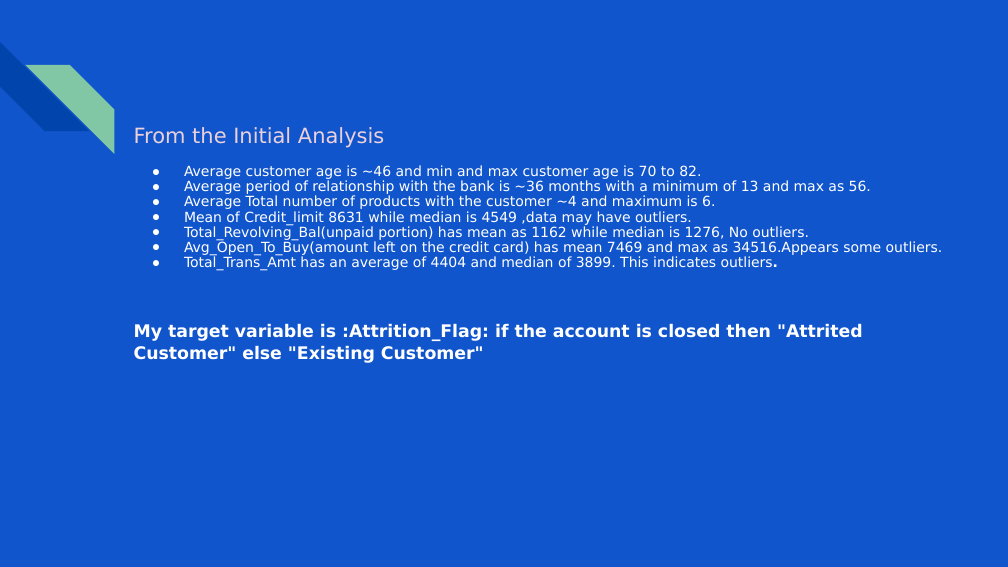
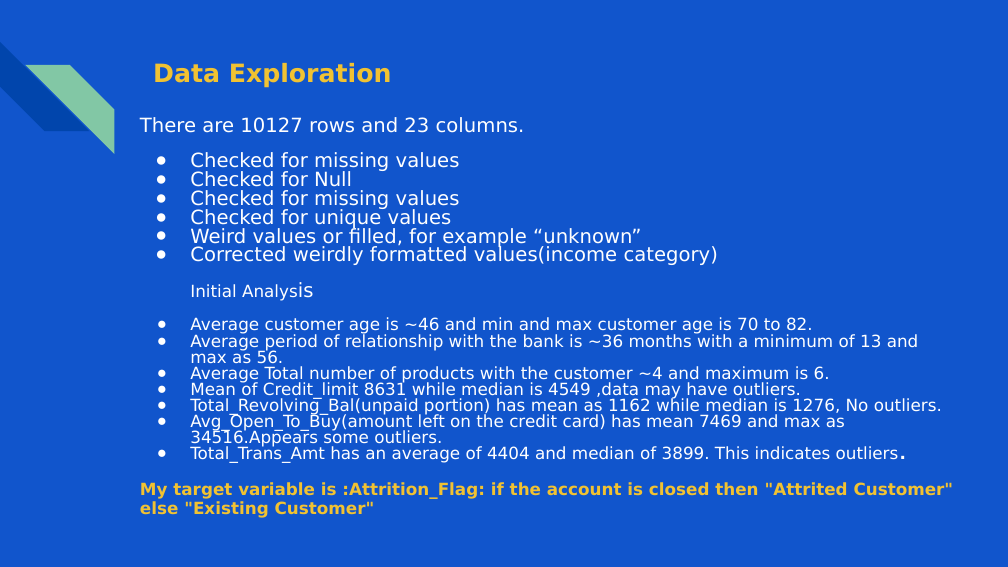
Before and after one commit to shaisid01/Data-Science, a slide deck: slide 4 of CapstoneProjects/Capstone 2/Docs/Customer Attrition Prediction on Credit Card data.pptx. Drawn at 1008x567 pixels with LibreOffice and Linux fonts; fonts in the diff are those of the drawing. Boxes give left, top, right and bottom in pixels: in the first picture for what was removed or moved away, otherwise in the second. Text is boxed around its words. In the diff, an @@ line names an element or a change of style, - is before the commit and + after.

```diff
--- a/CapstoneProjects/Capstone 2/Docs/Customer Attrition Prediction on Credit Card data.pptx
+++ b/CapstoneProjects/Capstone 2/Docs/Customer Attrition Prediction on Credit Card data.pptx
@@ title added at [153, 63, 392, 88], 18 pt, text #F1C232, bold @@
+Data Exploration
@@ text "There are 10127 rows and ...": place and size @@
-text "There are 10127 rows and ..." at [134, 127, 943, 363]
+text "There are 10127 rows and ..." at [140, 117, 954, 499]
@@ text at [140, 117, 718, 298]: text changed; size 15 to 14 pt; text colour #EAD1DC to #FFFFFF @@
-From the Initial Analysis
+There are 10127 rows and 23 columns.
+● Checked for missing values
+● Checked for Null
+● Checked for missing values
+● Checked for unique values
+● Weird values or filled, for example “unknown”
+● Corrected weirdly formatted values(income category)
+Initial Analysis
@@ text at [140, 317, 954, 499]: size 10 to 12 pt in "Average customer age is ~46 and min ...", "Average period of relationship with the bank ...", "Average Total number of products with the ...", "Mean of Credit_limit 8631 while median is ..." and 3 more places; size 12.3 to 12 pt, text colour #FFFFFF to #F1C232 in "My target variable is :Attrition_Flag: if the ..."; indent changed; line spacing 0.9 to 0.8; line spacing 1.05 to 0.95 @@
```
Also in this commit, not shown: 5 other slides changed, 7 slides removed, 1 other file.
